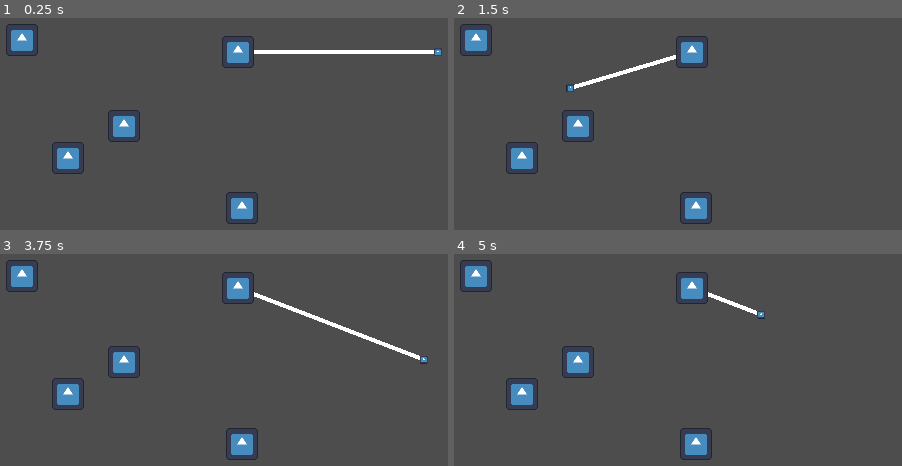
Above: before the commit, frames 1-4 (two rows, left to right).
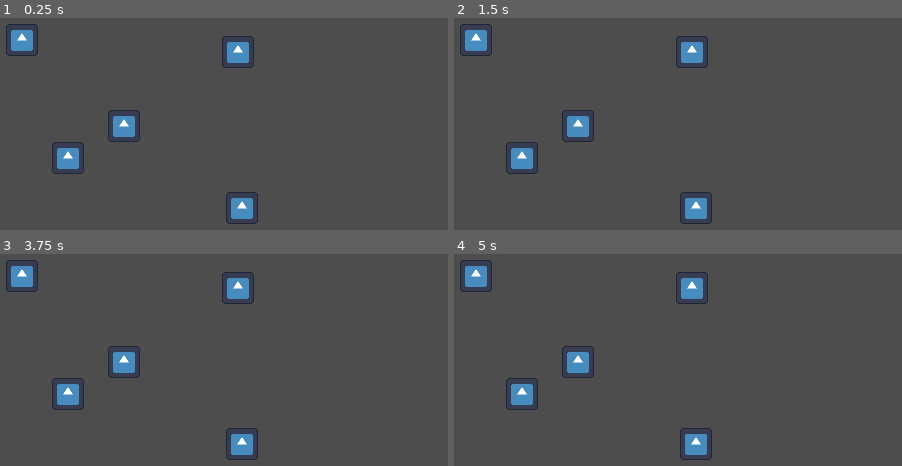
Above: after the commit, the same moments.

Repository: Deathofmatrix/BitterSails_GameJam
Game: Godot game, scene res://main.tscn
Two runs of this game, one before a commit and one after it. Both use one fixed random seed, a clock stepped at 60 frames per second and the inputs below. The engine's default icon, where the game draws it, is replaced by a stand-in: a white triangle on a blue panel in a dark square.
Inputs (mouse positions are in pixels of both pictures, inside the frame that each line leads up to):
- Up to frame 1 (0.25 s): no input
- Up to frame 2 (1.5 s): tap Enter at 0.5 s; move the mouse to (834, 54) at 0.52 s; hold R (rotate) 0.53-1.28 s; click (834, 54) at 0.67 s; tap Space at 1.25 s; move the mouse to (566, 90) at 1.27 s; tap R (rotate) at 1.35 s; click (566, 90) at 1.42 s
- Up to frame 3 (3.75 s): tap Enter at 2, 3.5 s; move the mouse to (outside the picture) at 2.02 s; hold R (rotate) 2.03-2.78 s; click (outside the picture) at 2.17 s; tap Space at 2.75 s; move the mouse to (206, 379) at 2.77 s; tap R (rotate) at 2.85 s; click (206, 379) at 2.92 s; move the mouse to (430, 362) at 3.52 s; hold R (rotate) from 3.53 s (still down); click (430, 362) at 3.67 s
- Up to frame 4 (5 s): move the mouse to (outside the picture) at 4.27 s; release R (rotate) at 4.28 s; tap R (rotate) at 4.35 s; click (outside the picture) at 4.42 s

The runs differ from the first frame. In frame 1, 0.8% of the frame differs, in the area x 56-99%, y 14-18%; in frame 2, 0.5%; in frame 3, 0.8%; in frame 4, 0.3%.

Commit message:
Added Variable Cast position

Diff:
--- a/player_state_machine/player.gd
+++ b/player_state_machine/player.gd
@@ -2,6 +2,8 @@
 extends Node2D
 
 var current_tile: Tile
+var hovered_tile: Vector2
+var is_hovering_tile: bool = false
 var placed_tile_positions: Array[Vector2]
 var empty_space_positions: Array[Vector2]
 
@@ -31,3 +33,16 @@
 
 func _on_fishing_hook_body_entered(body):
 	state_machine.fishing_hook_body_entered(body)
+
+
+
+func _on_tile_mouse_entered_tile(pos):
+	is_hovering_tile = true
+	hovered_tile = pos
+	print("enter")
+
+
+func _on_tile_mouse_exited_tile(pos):
+	if hovered_tile == pos:
+		is_hovering_tile = false
+	print("exit")
--- a/player_state_machine/player.tscn
+++ b/player_state_machine/player.tscn
@@ -19,7 +19,8 @@
 [node name="animations" type="AnimationPlayer" parent="."]
 
 [node name="fishing_line" type="Line2D" parent="."]
-points = PackedVector2Array(0, 0, 100, 0)
+visible = false
+points = PackedVector2Array(0, 0, 0, 0)
 width = 2.0
 end_cap_mode = 2
 
@@ -61,3 +62,5 @@
 idle_state = NodePath("../idle")
 
 [connection signal="body_entered" from="fishing_line/FishingHook" to="." method="_on_fishing_hook_body_entered"]
+[connection signal="mouse_entered_tile" from="connected_tiles/Tile" to="." method="_on_tile_mouse_entered_tile"]
+[connection signal="mouse_exited_tile" from="connected_tiles/Tile" to="." method="_on_tile_mouse_exited_tile"]
--- a/player_state_machine/states/cast.gd
+++ b/player_state_machine/states/cast.gd
@@ -2,6 +2,9 @@
 
 @export var reel_in_state: State
 
+
+func enter() -> void:
+	parent.fishing_line.show()
 
 func process_input(event: InputEvent) -> State:
 	if event is InputEventMouseButton:
@@ -13,5 +16,4 @@
 	return null
 
 func cast_line(pos: Vector2):
-	parent.fishing_line.set_point_position(0, Vector2(0,0))
 	parent.fishing_line.set_point_position(1, pos)
--- a/player_state_machine/states/idle.gd
+++ b/player_state_machine/states/idle.gd
@@ -2,8 +2,13 @@
 
 @export var cast_state: State
 
+func exit() -> void:
+	parent.fishing_line.set_point_position(0, parent.hovered_tile)
+
+
 func process_input(event: InputEvent) -> State:
 	if event is InputEventMouseButton:
 		if event.button_index == MOUSE_BUTTON_LEFT and event.pressed:
+			if not parent.is_hovering_tile: return null
 			return cast_state
 	return null
--- a/player_state_machine/states/place_tile.gd
+++ b/player_state_machine/states/place_tile.gd
@@ -8,6 +8,8 @@
 
 
 func exit() -> void:
+	parent.current_tile.connect("mouse_entered_tile", parent._on_tile_mouse_entered_tile)
+	parent.current_tile.connect("mouse_exited_tile", parent._on_tile_mouse_exited_tile)
 	add_tile_to_array(parent.current_tile.position)
 
 
--- a/player_state_machine/states/reel_in.gd
+++ b/player_state_machine/states/reel_in.gd
@@ -7,6 +7,7 @@
 var tile_on_hook: StaticBody2D
 
 func exit() -> void:
+	parent.fishing_line.hide()
 	parent.fishing_line.set_point_position(1, parent.fishing_line.get_point_position(0))
 
 
--- a/tile.gd
+++ b/tile.gd
@@ -1,4 +1,14 @@
 class_name Tile
 extends StaticBody2D
 
+signal mouse_entered_tile(pos:Vector2)
+signal mouse_exited_tile(pos:Vector2)
+
 var is_snapped: bool = false
+
+func _on_mouse_entered():
+	emit_signal("mouse_entered_tile", position)
+
+
+func _on_mouse_exited():
+	emit_signal("mouse_exited_tile", position)
--- a/tile.tscn
+++ b/tile.tscn
@@ -8,6 +8,7 @@
 
 [node name="Tile" type="StaticBody2D"]
 collision_mask = 0
+input_pickable = true
 script = ExtResource("1_mkrkl")
 
 [node name="CollisionShape2D" type="CollisionShape2D" parent="."]
@@ -16,3 +17,6 @@
 [node name="Sprite2D" type="Sprite2D" parent="."]
 scale = Vector2(0.125, 0.125)
 texture = ExtResource("1_rs26d")
+
+[connection signal="mouse_entered" from="." to="." method="_on_mouse_entered"]
+[connection signal="mouse_exited" from="." to="." method="_on_mouse_exited"]
